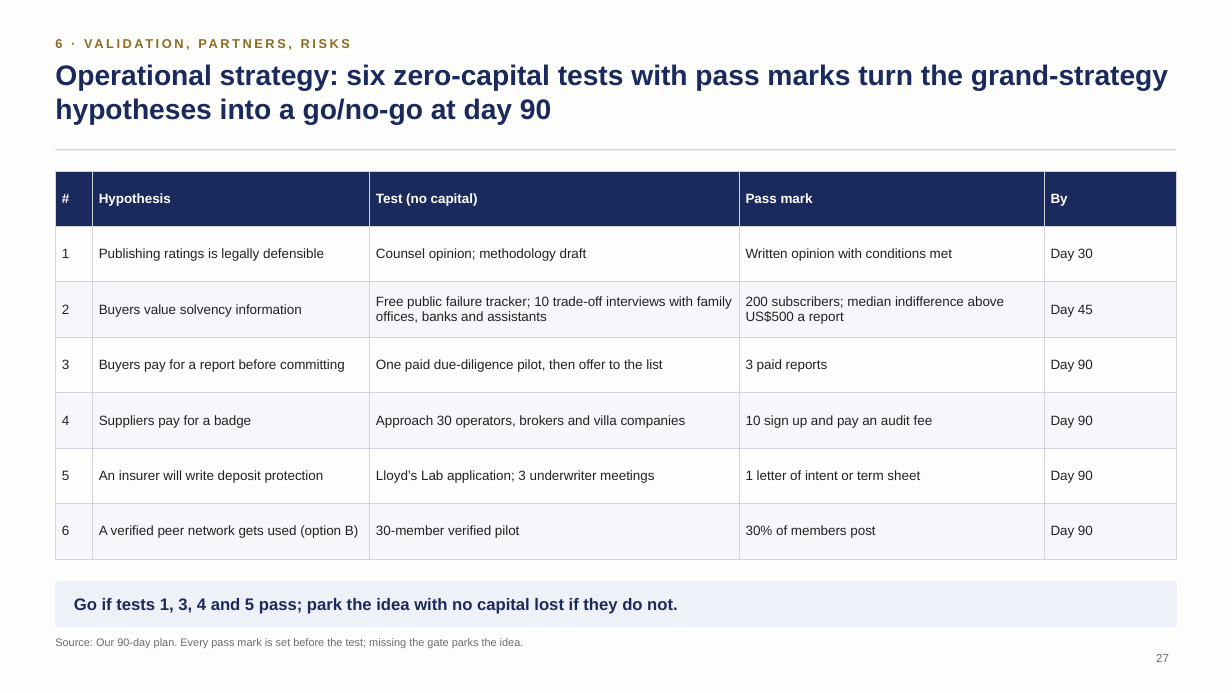
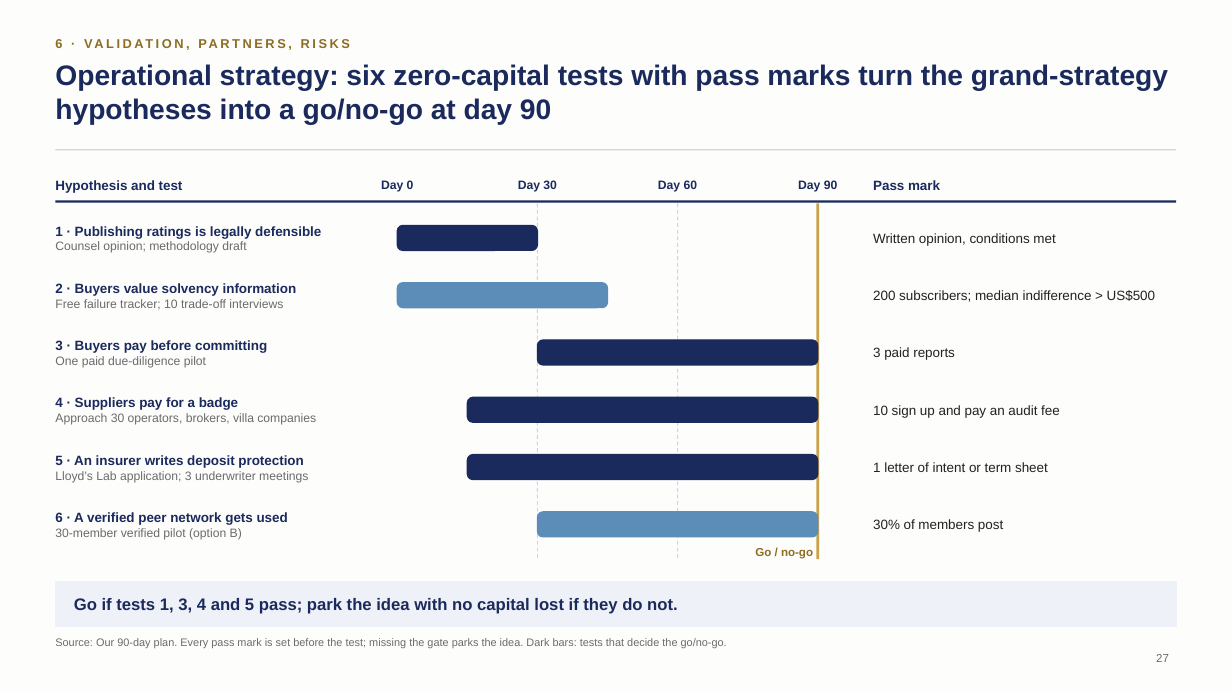
Before and after one commit to algarcalebe-web/legendary-bassoon, a slide deck: slide 27 of deck/Private_Travel_Assurance_Strategy_Deck.pptx. Drawn at 1232x693 pixels with LibreOffice and Linux fonts; fonts in the diff are those of the drawing. Boxes give left, top, right and bottom in pixels: in the first picture for what was removed or moved away, otherwise in the second. Text is boxed around its words. In the diff, an @@ line names an element or a change of style, - is before the commit and + after.

```diff
--- a/deck/Private_Travel_Assurance_Strategy_Deck.pptx
+++ b/deck/Private_Travel_Assurance_Strategy_Deck.pptx
@@ table removed at (x1=55, y1=171, x2=1177, y2=542), 7 rows, 5 columns @@
-# | Hypothesis | Test (no capital) | Pass mark | By
-1 | Publishing ratings is legally defensible | Counsel opinion; methodology draft | Written opinion with conditions met | Day 30
-2 | Buyers value solvency information | Free public failure tracker; 10 trade-off interviews with family offices, banks and assistants | 200 subscribers; median indifference above US$500 a report | Day 45
-3 | Buyers pay for a report before committing | One paid due-diligence pilot, then offer to the list | 3 paid reports | Day 90
-4 | Suppliers pay for a badge | Approach 30 operators, brokers and villa companies | 10 sign up and pay an audit fee | Day 90
-5 | An insurer will write deposit protection | Lloyd’s Lab application; 3 underwriter meetings | 1 letter of intent or term sheet | Day 90
-6 | A verified peer network gets used (option B) | 30-member verified pilot | 30% of members post | Day 90
@@ text added at (x1=55, y1=180, x2=183, y2=193), 10.5 pt, text #1B2A5C, bold @@
+Hypothesis and test
@@ line added from (55, 201) to (1177, 201), #1B2A5C 1.75 pt @@
@@ text added at (x1=381, y1=180, x2=414, y2=192), 9.5 pt, text #1B2A5C, bold @@
+Day 0
@@ text added at (x1=518, y1=180, x2=557, y2=192), 9.5 pt, text #1B2A5C, bold @@
+Day 30
@@ line added from (538, 203) to (538, 559), #D0D4DC 0.75 pt dashed @@
@@ text added at (x1=658, y1=180, x2=698, y2=192), 9.5 pt, text #1B2A5C, bold @@
+Day 60
@@ line added from (677, 203) to (677, 559), #D0D4DC 0.75 pt dashed @@
@@ text added at (x1=798, y1=180, x2=838, y2=192), 9.5 pt, text #1B2A5C, bold @@
+Day 90
@@ line added from (818, 203) to (818, 559), #C9A24B 2.25 pt @@
@@ text added at (x1=873, y1=180, x2=940, y2=190), 10.5 pt, text #1B2A5C, bold @@
+Pass mark
@@ text added at (x1=55, y1=226, x2=321, y2=253), 10.5 pt, text #1B2A5C, bold @@
+1 · Publishing ratings is legally defensible
+Counsel opinion; methodology draft
@@ rounded rectangle added at (x1=397, y1=226, x2=538, y2=250), fill #1B2A5C, outline #1B2A5C 1 pt @@
@@ text added at (x1=873, y1=233, x2=1055, y2=246), 10.5 pt, text #222222 @@
+Written opinion, conditions met
@@ text added at (x1=55, y1=283, x2=297, y2=310), 9.5 pt, text #6B6B6B @@
+2 · Buyers value solvency information
+Free failure tracker; 10 trade-off interviews
@@ rounded rectangle added at (x1=397, y1=283, x2=607, y2=308), fill #5B8DB8, outline #5B8DB8 1 pt @@
@@ text added at (x1=873, y1=290, x2=1155, y2=302), 10.5 pt, text #222222 @@
+200 subscribers; median indifference > US$500
@@ text added at (x1=55, y1=340, x2=267, y2=368), 10.5 pt, text #1B2A5C, bold @@
+3 · Buyers pay before committing
+One paid due-diligence pilot
@@ rounded rectangle added at (x1=538, y1=340, x2=818, y2=365), fill #1B2A5C, outline #1B2A5C 1 pt @@
@@ text added at (x1=873, y1=347, x2=955, y2=360), 10.5 pt, text #222222 @@
+3 paid reports
@@ text added at (x1=55, y1=397, x2=316, y2=425), 9.5 pt, text #6B6B6B @@
+4 · Suppliers pay for a badge
+Approach 30 operators, brokers, villa companies
@@ rounded rectangle added at (x1=468, y1=397, x2=818, y2=422), fill #1B2A5C, outline #1B2A5C 1 pt @@
@@ text added at (x1=873, y1=405, x2=1060, y2=418), 10.5 pt, text #222222 @@
+10 sign up and pay an audit fee
@@ text added at (x1=55, y1=455, x2=308, y2=483), 9.5 pt, text #6B6B6B @@
+5 · An insurer writes deposit protection
+Lloyd’s Lab application; 3 underwriter meetings
@@ rounded rectangle added at (x1=468, y1=455, x2=818, y2=480), fill #1B2A5C, outline #1B2A5C 1 pt @@
@@ text added at (x1=873, y1=462, x2=1048, y2=472), 10.5 pt, text #222222 @@
+1 letter of intent or term sheet
@@ text added at (x1=55, y1=512, x2=288, y2=540), 9.5 pt, text #6B6B6B @@
+6 · A verified peer network gets used
+30-member verified pilot (option B)
@@ rounded rectangle added at (x1=538, y1=512, x2=818, y2=537), fill #5B8DB8, outline #5B8DB8 1 pt @@
@@ text added at (x1=873, y1=519, x2=1003, y2=532), 10.5 pt, text #222222 @@
+30% of members post
@@ text added at (x1=755, y1=548, x2=813, y2=559), 9 pt, text #8C6D23, bold @@
+Go / no-go
@@ text at (x1=55, y1=638, x2=727, y2=648): text changed @@
-Source: Our 90-day plan. Every pass mark is set before the test; missing the gate parks the idea.
+Source: Our 90-day plan. Every pass mark is set before the test; missing the gate parks the idea. Dark bars: tests that decide the go/no-go.
```
Also in this commit, not shown: 17 other slides changed, 1 other file.
